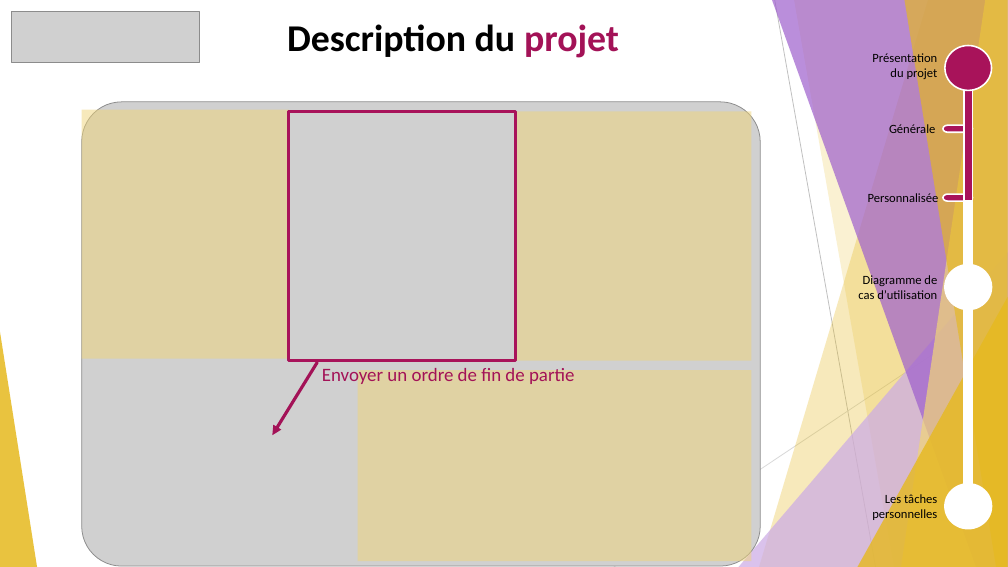
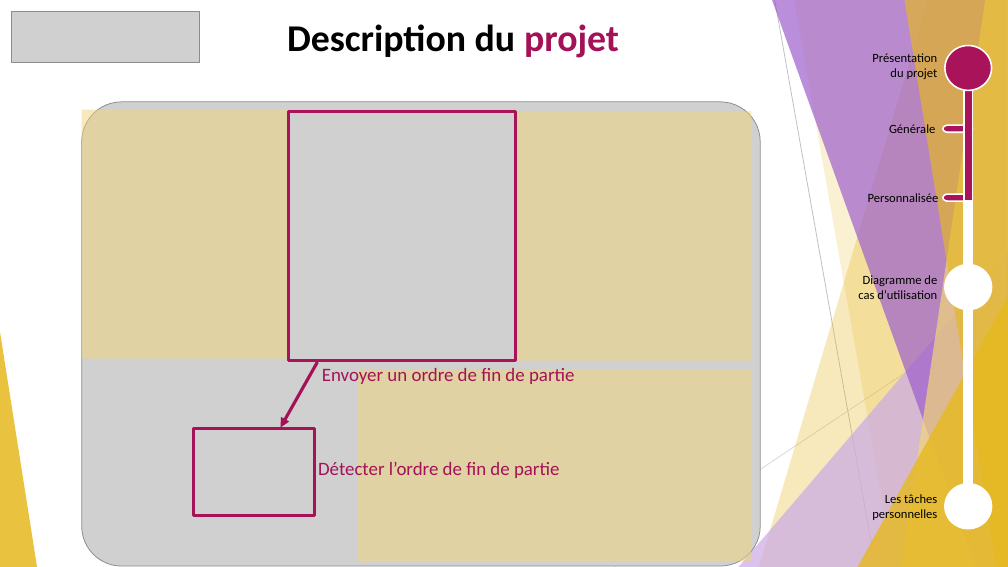
Before and after one commit to GuiguiMvn/Systeme-Escape-Game-Telethon, a slide deck: slide 4 of Guillaume/Documents/Revue 1 de projet étudiant 1 Escape Game Téléthon.pptx. Drawn at 1008x567 pixels with LibreOffice and Linux fonts; fonts in the diff are those of the drawing; grey boxes stand for pictures. Boxes give left, top, right and bottom in pixels: in the first picture for what was removed or moved away, otherwise in the second. Text is boxed around its words. In the diff, an @@ line names an element or a change of style, - is before the commit and + after.

```diff
--- a/Guillaume/Documents/Revue 1 de projet étudiant 1 Escape Game Téléthon.pptx
+++ b/Guillaume/Documents/Revue 1 de projet étudiant 1 Escape Game Téléthon.pptx
@@ arrow moved from (318, 362) - (272, 436) to (318, 362) - (281, 428) @@
@@ rectangle added at [194, 429, 315, 516], outline #A51258 3 pt @@
@@ text added at [318, 460, 559, 481], 18 pt, text #A31257 @@
+Détecter l’ordre de fin de partie
```
Also in this commit, not shown: 1 other slide changed, 1 other file.
